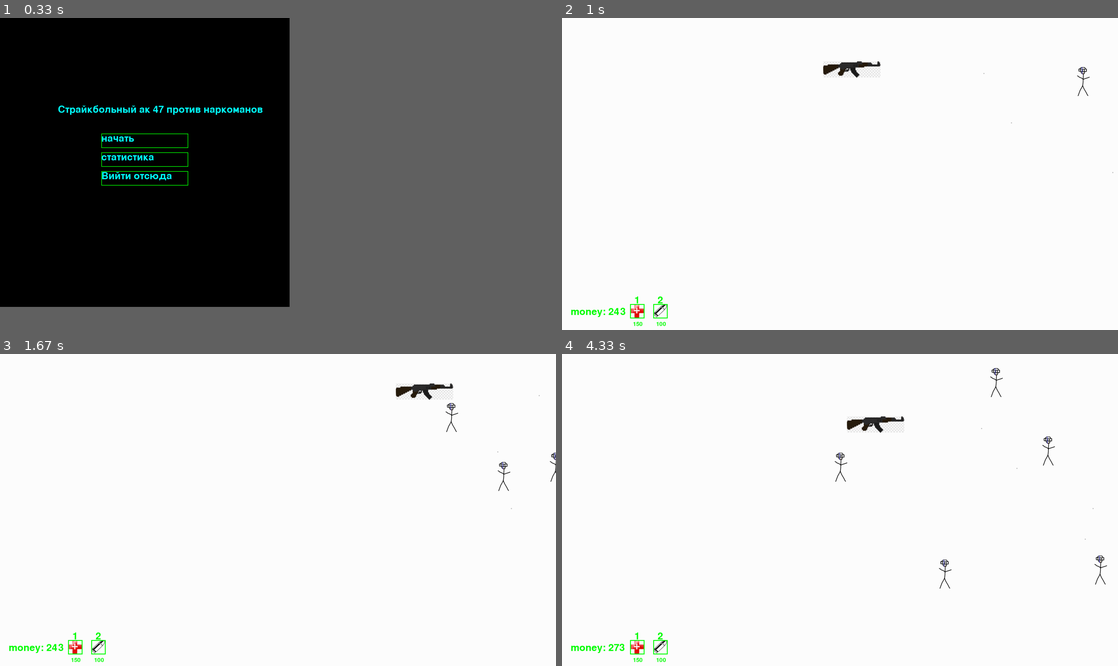
Above: before the commit, frames 1-4 (two rows, left to right).
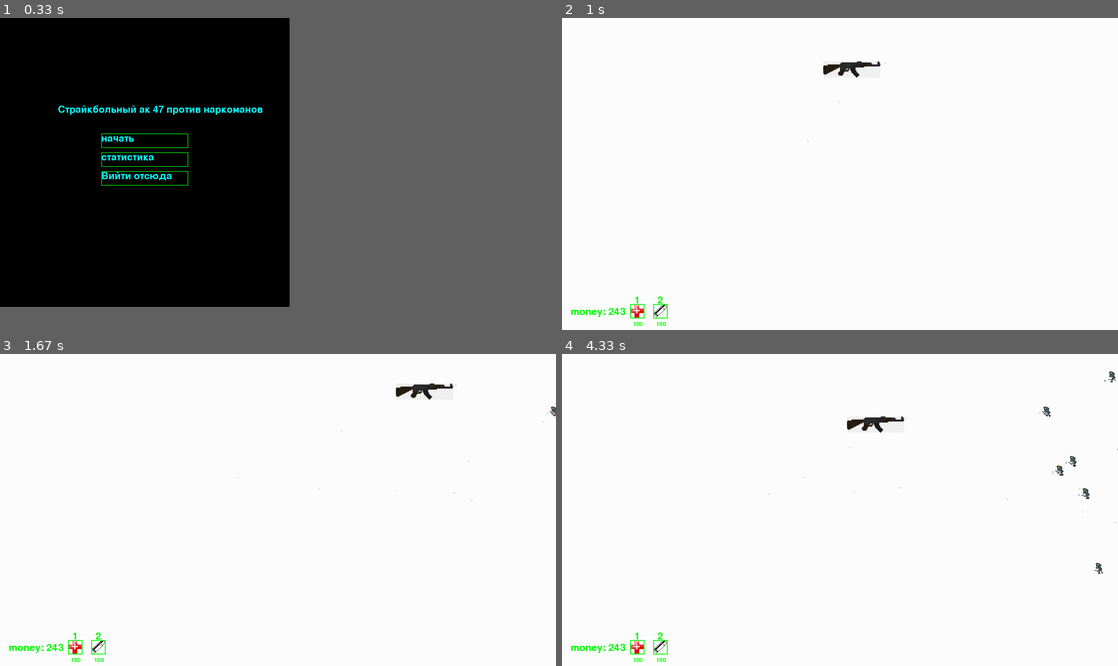
Above: after the commit, the same moments.

Repository: phantazeeer/pygame
Game: pygame game, started from main.py
Two runs of this game, one before a commit and one after it. Both use one fixed random seed, a clock stepped at 60 frames per second and the inputs below.
Inputs (mouse positions are in pixels of both pictures, inside the frame that each line leads up to):
- Up to frame 1 (0.33 s): no input
- Up to frame 2 (1 s): press the mouse at (706, 139) at 0.37 s; move the mouse to (662, 186) at 0.47 s; release the mouse at (617, 230) at 0.6 s; press the mouse at (706, 139) at 0.7 s; move the mouse to (778, 105) at 0.8 s; release the mouse at (851, 67) at 0.93 s
- Up to frame 3 (1.67 s): press the mouse at (144, 475) at 1.03 s; move the mouse to (244, 481) at 1.13 s; release the mouse at (344, 488) at 1.27 s; press the mouse at (144, 475) at 1.37 s; move the mouse to (283, 435) at 1.47 s; release the mouse at (422, 391) at 1.6 s
- Up to frame 4 (4.33 s): press the mouse at (706, 475) at 1.7 s; move the mouse to (673, 481) at 1.8 s; release the mouse at (634, 488) at 1.93 s; press the mouse at (706, 475) at 2.03 s; move the mouse to (756, 478) at 2.13 s; release the mouse at (806, 481) at 2.27 s; press the mouse at (706, 475) at 2.37 s; move the mouse to (801, 444) at 2.47 s; release the mouse at (901, 413) at 2.6 s; press the mouse at (706, 475) at 2.7 s; move the mouse to (745, 488) at 2.8 s; release the mouse at (784, 497) at 2.93 s; press the mouse at (706, 475) at 3.03 s; move the mouse to (784, 516) at 3.13 s; release the mouse at (862, 553) at 3.27 s; press the mouse at (706, 475) at 3.37 s; move the mouse to (795, 469) at 3.47 s; release the mouse at (878, 460) at 3.6 s; press the mouse at (706, 475) at 3.7 s; move the mouse to (684, 481) at 3.8 s; release the mouse at (656, 488) at 3.93 s; press the mouse at (706, 475) at 4.03 s; move the mouse to (789, 450) at 4.13 s; release the mouse at (873, 425) at 4.27 s

Frame 1 is identical in both runs. In frame 2, less than 0.1% of the frame differs, in the area x 44-100%, y 14-50%; in frame 3, 0.2%; in frame 4, 0.5%, in the area x 9-100%, y 4-96%.

Commit message:
animation zombie

Diff:
--- a/main.py
+++ b/main.py
@@ -97,29 +97,33 @@
 
 
 class Narco(pygame.sprite.Sprite):
-    image1 = load_image("пьяный_спрайт.png")
-    image2 = load_image("blood1.png")
-    image3 = load_image("blood2.png")
-    image4 = load_image("blood3.png")
-
-    def __init__(self):
+    def __init__(self, x, y):
         super().__init__(enemies_sprites)
-        self.image = Narco.image1
-        self.rect = self.image.get_rect()
+        self.frames = []
+        self.cut_sheet(load_image("zombie_anim.png"), 16, 1)
+        self.cur_frame = 0
+        self.image = self.frames[self.cur_frame]
         self.mask = pygame.mask.from_surface(self.image)
         self.rect.x = 2000
         self.rect.y = random.randint(20, 900)
         self.y = self.rect.y
         self.speed = None
-        self.vx = -3
-        self.vy = 0
+        self.vx = x
+        self.vy = y
         self.hp = 120
 
+    def cut_sheet(self, sheet, columns, rows):
+        self.rect = pygame.Rect(0, 0, sheet.get_width() // columns,
+                                sheet.get_height() // rows)
+        for j in range(rows):
+            for i in range(columns):
+                frame_location = (self.rect.w * i, self.rect.h * j)
+                self.frames.append(sheet.subsurface(pygame.Rect(
+                    frame_location, self.rect.size)))
+
     def update(self):
-        if 120 * 2 / 3 < self.hp < 120:
-            self.image = Narco.image2
-        if 120 / 3 < self.hp < 120 * 2 / 3:
-            self.image = Narco.image3
+        self.cur_frame = (self.cur_frame + 1) % len(self.frames)
+        self.image = self.frames[self.cur_frame]
         if not pygame.sprite.spritecollideany(self, bullet_sprites):
             self.rect = self.rect.move(self.vx, self.vy)
         elif self.hp:
@@ -165,9 +169,9 @@
     screen = pygame.display.set_mode(size)
     font = pygame.font.Font(None, 25)
     if not killed:
-        text = font.render(f"Конец игры, вы расстреляли {stat} человек из страйкбольного оружия", True, (0, 255, 255))
+        text = font.render(f"Конец игры, вы расстреляли {stat} зомби из страйкбольного оружия", True, (0, 255, 255))
     else:
-        text = font.render(f"Вас заколол наркоман", True, (0, 255, 255))
+        text = font.render(f"Вас побили дубинкой", True, (0, 255, 255))
     text1 = font.render(f"Вийти отсюда", True, (0, 255, 255))
     pygame.draw.rect(screen, "green", (350, 400, 300, 50), 2)
     pygame.draw.rect(screen, "green", (350, 465, 300, 50), 2)
@@ -264,7 +268,7 @@
     pygame.init()
     screen = pygame.display.set_mode(size)
     pygame.display.flip()
-    fps = 144
+    fps = 30
     run = True
     SPAWN_MOBS = pygame.USEREVENT + 1
     pygame.time.set_timer(SPAWN_MOBS, 500)
@@ -296,7 +300,7 @@
     kill = False
     lvl = LoadLevel(1)
     c = 0
-    enemies.append(Narco())
+    enemies.append(Narco(-3, 0))
     shoot = False
     stats = Progress()
     gun.change_stats([stats.get_char()[2], stats.get_char()[3]])
@@ -334,7 +338,7 @@
             if event.type == pygame.MOUSEBUTTONUP:
                 shoot = False
             if event.type == SPAWN_MOBS:
-                enemies.append(Narco())
+                enemies.append(Narco(-3, 0))
             if shoot and event.type != SPAWN_MOBS:
                 bul_c += 1
                 bullets.append(Bullet(event.pos[0] + 99, event.pos[1] - 28, gun.get_char()[1]))
Binary file changed: sprites/zombie_anim.png
Not shown, changed: .gitignore
